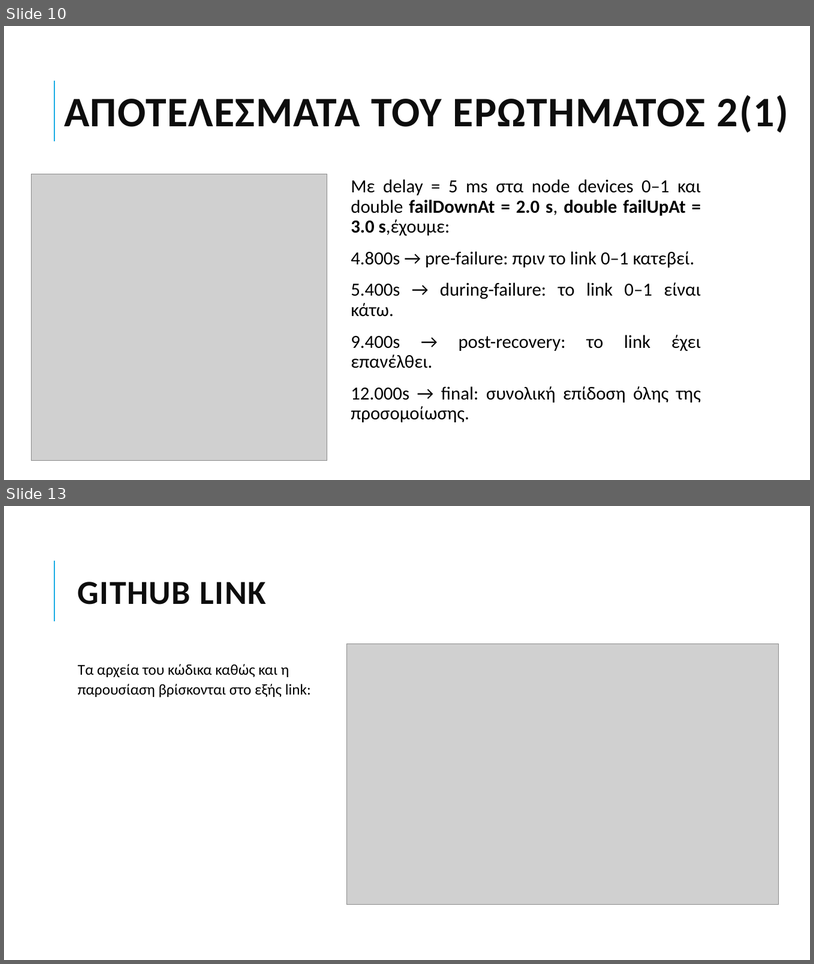
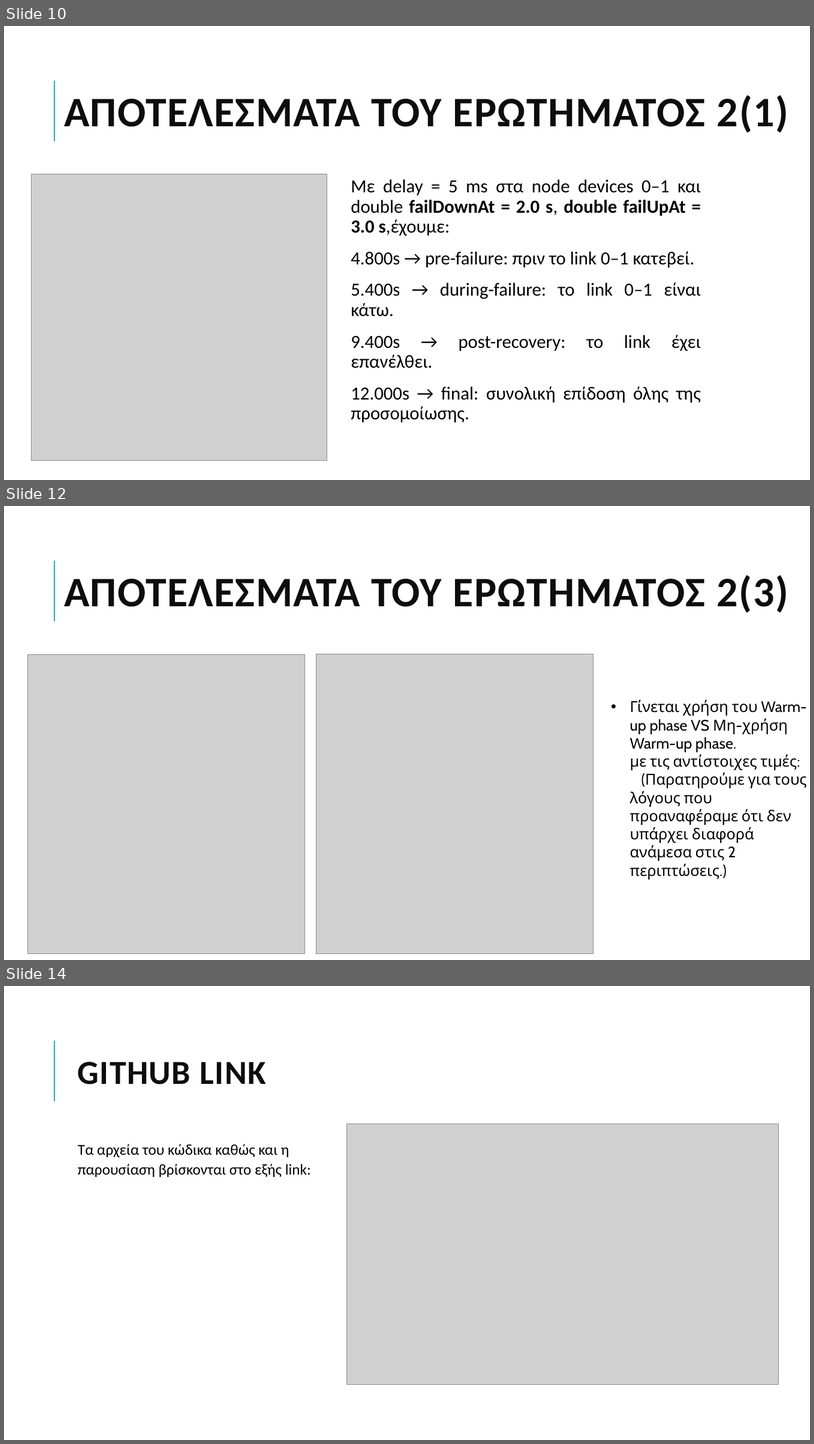
Before and after one commit to grgmyl/Ns3Project, a slide deck: Presentations/Ns-3_presentation_F.pptx. Shown one above the other, each under a label of ours: slides 10 and 13 before the commit, slides 10, 12 and 14 after it; the slides between them are not shown. The pictures are 814x964 and 814x1444 pixels, drawn with LibreOffice and Linux fonts; fonts in the diff are those of the drawing; grey boxes stand for pictures. Boxes give left, top, right and bottom in pixels: in the first picture for what was removed or moved away, otherwise in the second. Text is boxed around its words. In the diff, an @@ line names an element or a change of style, - is before the commit and + after.

Commit message:
Made some of my changes!

```diff
--- a/Presentations/Ns-3_presentation_F.pptx
+++ b/Presentations/Ns-3_presentation_F.pptx
@@ slide 12 added at <box>4,506,810,960</box>, background #FFFFFF; not listed: 1 template element that a slide beside it also shows @@
@@ title added at <box>64,575,789,613</box>, 50 pt, text #0D0D0D, bold @@
+ΑΠΟΤΕΛΕΣΜΑΤΑ ΤΟΥ ΕΡΩΤΗΜΑΤΟΣ 2(3)
@@ picture added at <box>27,654,305,953</box> @@
@@ picture added at <box>317,654,594,954</box> @@
@@ text added at <box>630,699,807,879</box>, 18 pt, text #000000 @@
+• Γίνεται χρήση του Warm-up phase VS Μη-χρήση
+  Warm-up phase.
+  με τις αντίστοιχες τιμές:
+  (Παρατηρούμε για τους λόγους που προαναφέραμε ότι δεν υπάρχει διαφορά
+  ανάμεσα στις 2 περιπτώσεις.)
@@ what was slide 13 is now slide 14 @@
```
Also in this commit, not shown: 2 slides changed, 1 other slide added, 1 slide removed.
